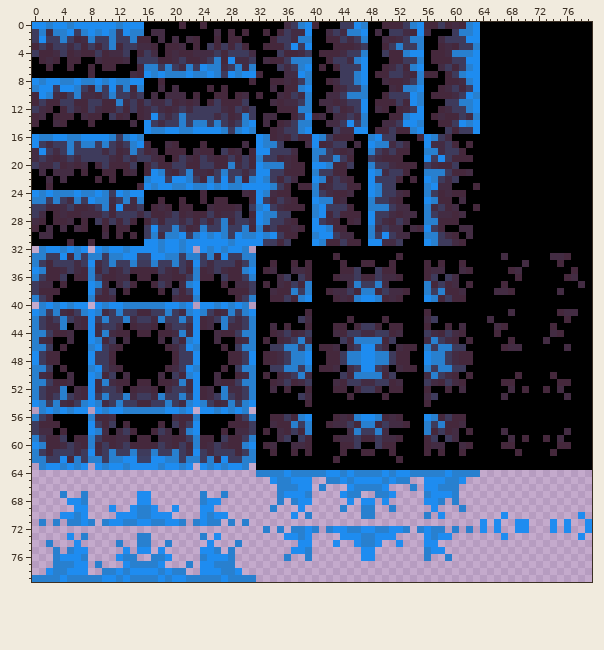
Two states of a pixel-art file, graphics/.aseprite/tileset-forest-grass1.aseprite. Above is the file before it was changed.
80x80 pixels, 1 frame.
Now the later version:
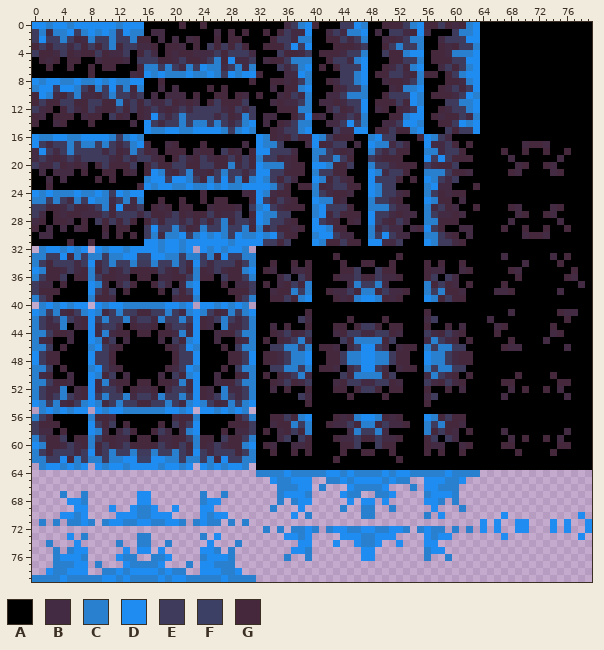
Palette (. is transparent): A #000000  B #432c43  C #2880cf  D #1e8cf0  E #3e3b5c  F #3c4065  G #45283c
The edit:
Changed rows in their new state; - is an unchanged pixel.
first column x 67:
17 ---BGGB---
18 G--G--G--G
19 -B------B-
20 --BG--GB--
21 -GB----BG-
first column x 67:
26 -GB----BG-
27 --BG--GB--
28 -B------B-
29 G--G--G--G
30 ---BGGB---
33 --------A-
Where, in picture pixels (left, top, right, bottom), the same in both pictures:
changed: (501, 141, 571, 260)
